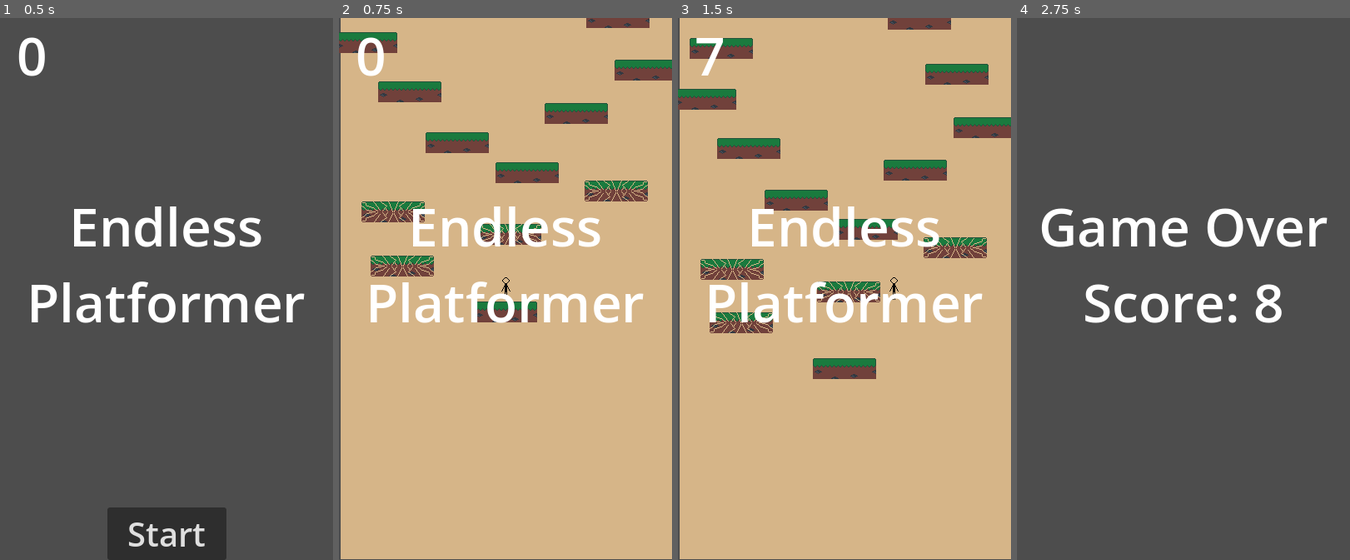
Above: before the commit, frames 1-4 (left to right).
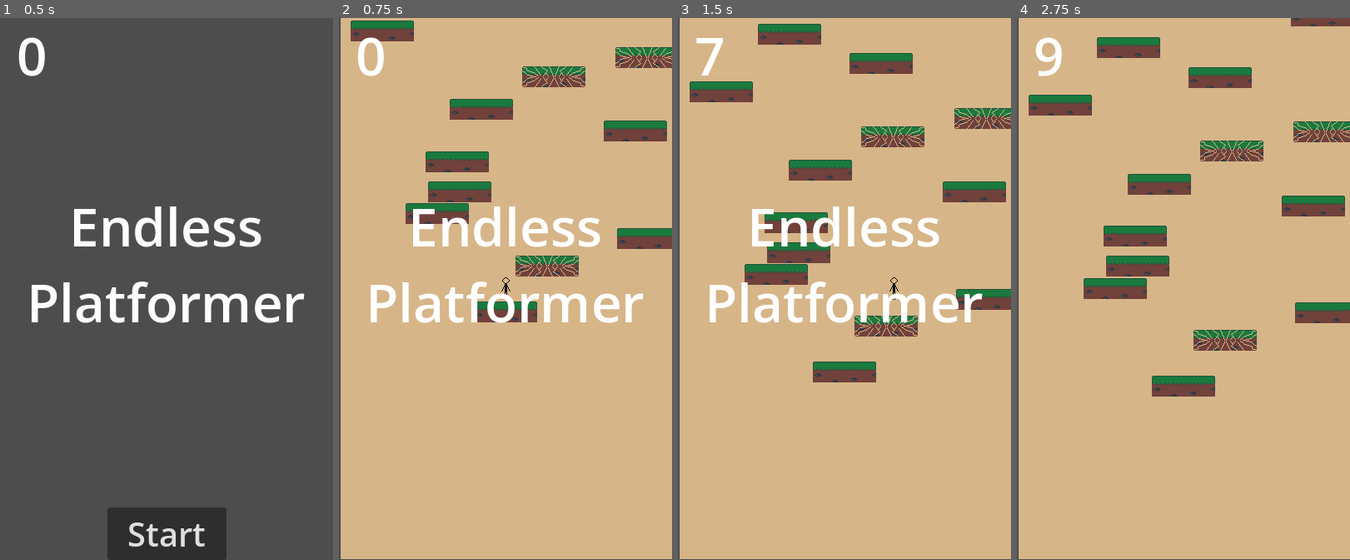
Above: after the commit, the same moments.

Repository: chrispooof/endless-platformer
Game: Godot game, scene res://scenes/main.tscn
Same seed, same stepped clock (60 frames per second), same inputs: the game is played once before the commit and once after it.
Inputs:
- Up to frame 1 (0.5 s): no input
- Up to frame 2 (0.75 s): click "Start" at 0.5 s
- Up to frame 3 (1.5 s): tap Enter (ui_accept) at 1.25 s; hold Right (ui_right) from 1.28 s (still down)
- Up to frame 4 (2.75 s): keep holding Right (ui_right); tap Enter (ui_accept) at 1.52, 2.27 s

Frame 1 is identical in both runs. In frame 2, 13% of the frame differs, in the area x 0-100%, y 0-48%; in frame 3, 15%; in frame 4, 99%, in the area x 0-100%, y 0-100%.

Commit message:
feat: Updated 'random' generation of platforms values
Changed the progression to start weighing breakable platforms more as the height increased. Additionally started favoring platforms that are farther and farther apart on the y axis.

Diff:
--- a/src/main.gd
+++ b/src/main.gd
@@ -81,15 +81,26 @@
 
 func spawn_platform() -> void:
 	"""Spawns a new platform at a random x-position and a y-position above the highest spawn point."""
-	var platform_options = [platform, breakable_platform]
-	var chosen_platform = platform_options[randi() % platform_options.size()]
+	var progress = clamp(abs(highest_spawn_y) / 2000.0, 0.0, 1.0)
+
+	# Weighted platform selection
+	var breakable_chance = lerp(0.1, 0.7, progress)
+	var chosen_platform
+	if randf() < breakable_chance:
+		chosen_platform = breakable_platform
+	else:
+		chosen_platform = platform
+
 	var new_platform = chosen_platform.instantiate()
 
-	highest_spawn_y -= randf_range(20.0, 40.0)
+	# Biased gap
+	var min_gap = lerp(20.0, 35.0, progress)
+	var gap = randf_range(min_gap, 40.0)
+
+	highest_spawn_y -= gap
+
 	var random_x = randf_range(25.0, Constants.SCREEN_WIDTH - 25.0)
-
 	new_platform.position = Vector2(random_x, highest_spawn_y)
 
 	platforms_container.add_child(new_platform)
-
 	new_platform.show()
